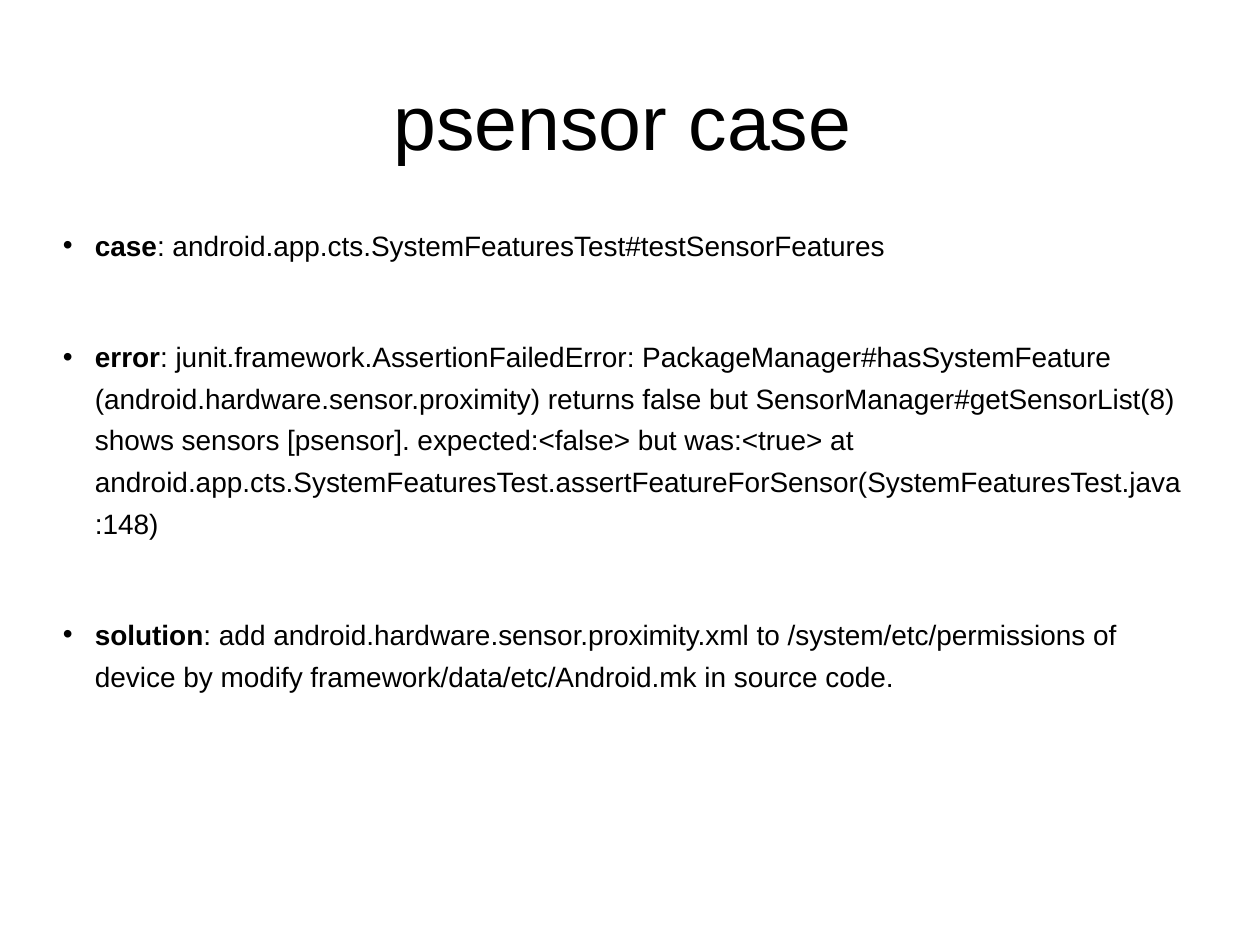
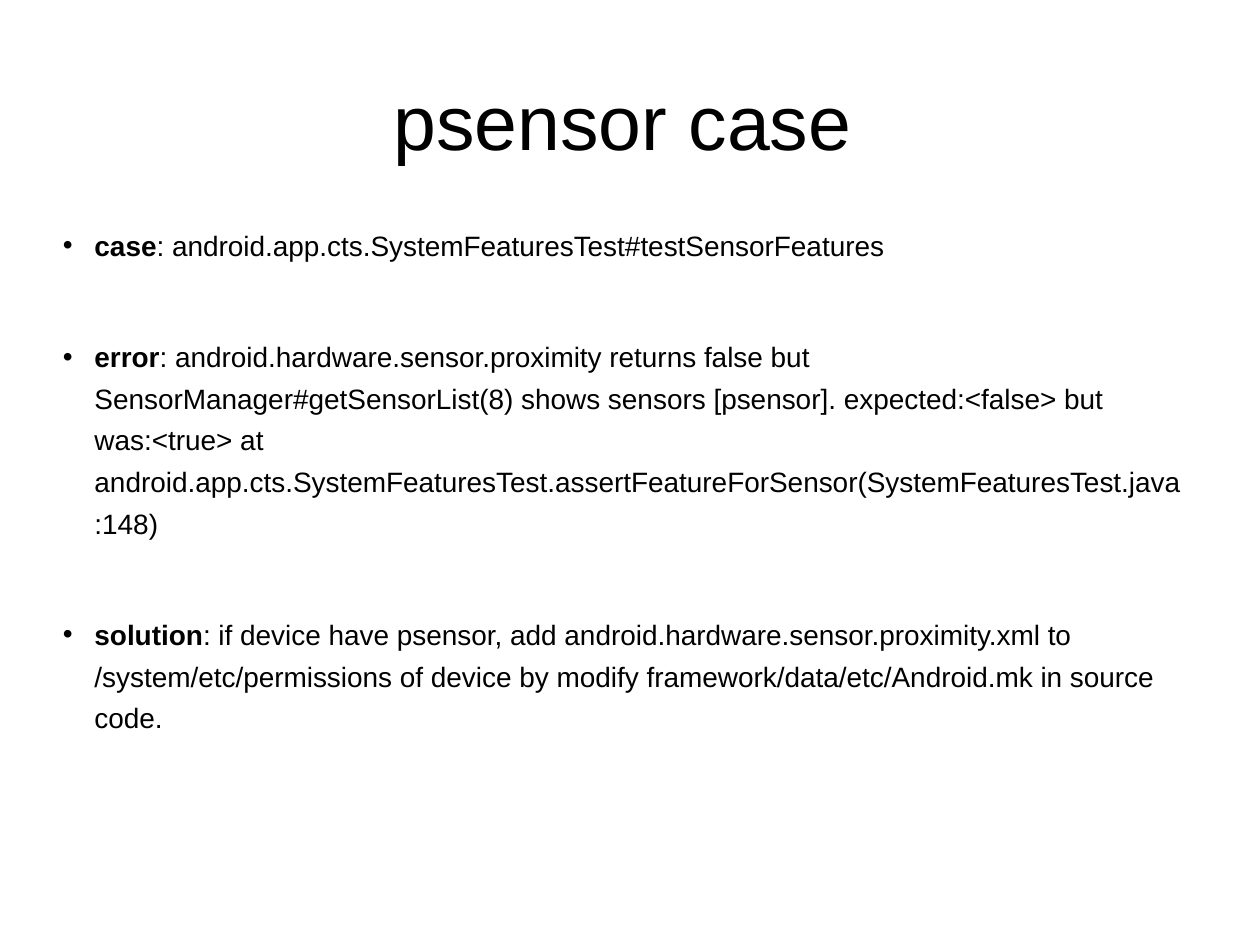
Before and after one commit to widerules/system-information, a slide deck: slide 25 of cts/CTS-training.ppt (slide 23 before the commit). Drawn at 1260x945 pixels with LibreOffice and Linux fonts; fonts in the diff are those of the drawing; background and template pictures are left out. Boxes give left, top, right and bottom in pixels: in the first picture for what was removed or moved away, otherwise in the second. Text is boxed around its words. In the diff, an @@ line names an element or a change of style, - is before the commit and + after.

```diff
--- a/cts/CTS-training.ppt
+++ b/cts/CTS-training.ppt
@@ text at (x1=94, y1=346, x2=1180, y2=729): text changed @@
-• error: junit.framework.AssertionFailedError: PackageManager#hasSystemFeature (android.hardware.sensor.proximity) returns false but SensorManager#getSensorList(8) shows sensors [psensor]. expected:<false> but was:<true> at android.app.cts.SystemFeaturesTest.assertFeatureForSensor(SystemFeaturesTest.java:148)
-• solution: add android.hardware.sensor.proximity.xml to /system/etc/permissions of device by modify framework/data/etc/Android.mk in source code.
+• error: android.hardware.sensor.proximity returns false but SensorManager#getSensorList(8) shows sensors [psensor]. expected:<false> but was:<true> at android.app.cts.SystemFeaturesTest.assertFeatureForSensor(SystemFeaturesTest.java:148)
+• solution: if device have psensor, add android.hardware.sensor.proximity.xml to /system/etc/permissions of device by modify framework/data/etc/Android.mk in source code.
```
Also in this commit, not shown: 10 other slides changed, 7 slides added.
